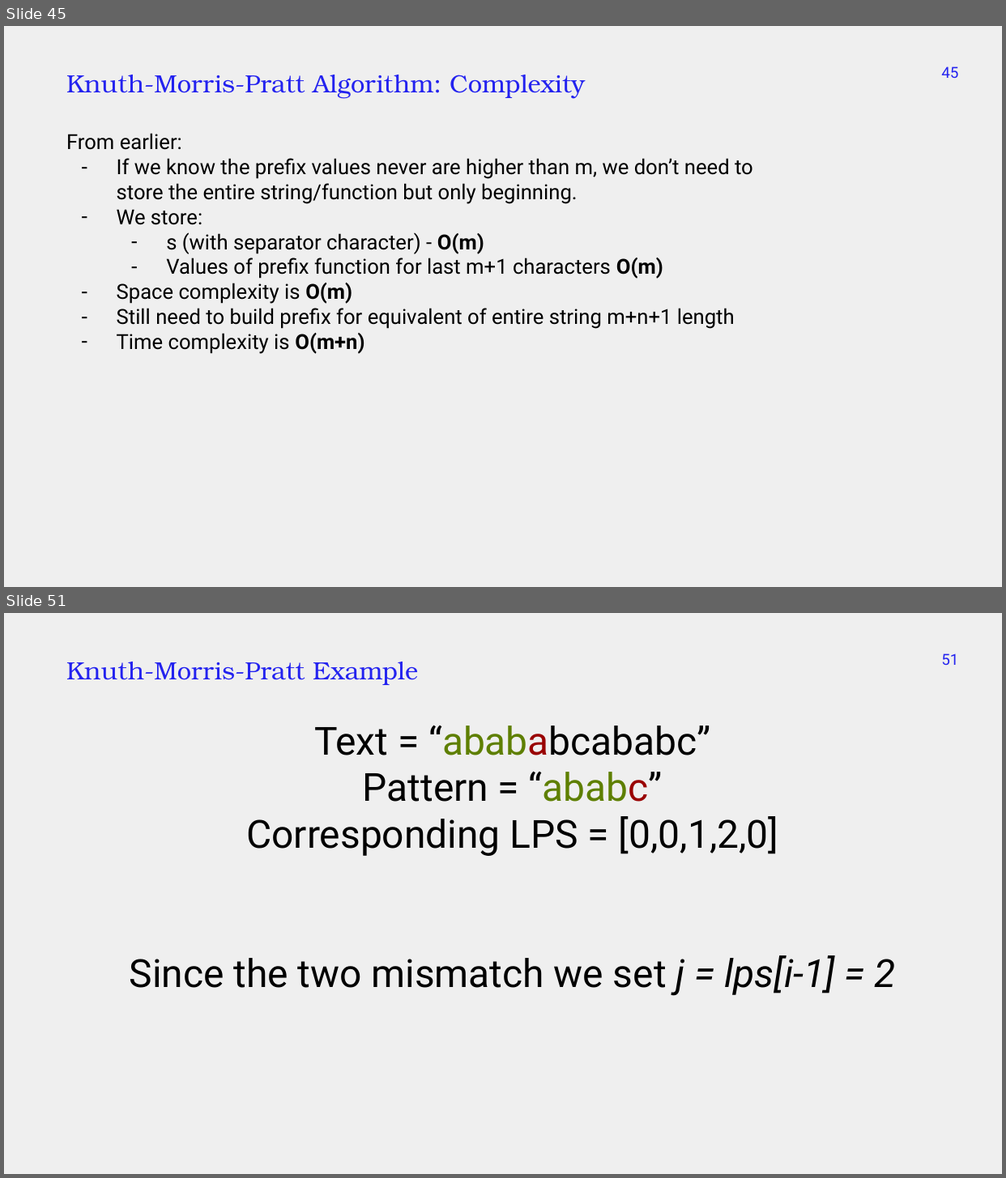
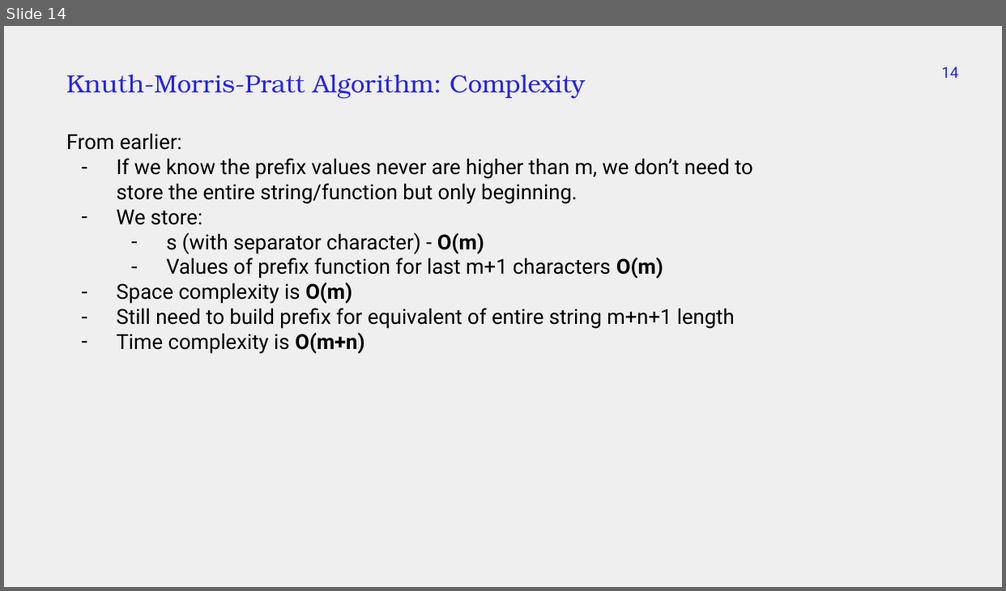
Before and after one commit to markfloryan/advalgo_projects, a slide deck: projects/12-KnuthMorrisPratt/slides/lecture_KMP.pptx. Shown one above the other, each under a label of ours: slides 45 and 51 before the commit, slide 14 after it; the slides between them are not shown. The pictures are 1006x1178 and 1006x591 pixels, drawn with LibreOffice and Linux fonts; fonts in the diff are those of the drawing. Boxes give left, top, right and bottom in pixels: in the first picture for what was removed or moved away, otherwise in the second. Text is boxed around its words. In the diff, an @@ line names an element or a change of style, - is before the commit and + after.

```diff
--- a/projects/12-KnuthMorrisPratt/slides/lecture_KMP.pptx
+++ b/projects/12-KnuthMorrisPratt/slides/lecture_KMP.pptx
@@ slide 51 removed at (4, 613, 1002, 1174), background #EFEFEF @@
@@ page number removed at (941, 653, 958, 665) @@
-51
@@ subtitle removed at (66, 662, 418, 685) @@
-Knuth-Morris-Pratt Example
@@ title removed at (130, 725, 895, 995) @@
-Text = “abababcababc”
-Pattern = “ababc”
-Corresponding LPS = [0,0,1,2,0]
-Since the two mismatch we set j = lps[i-1] = 2
@@ what was slide 45 is now slide 14 @@
@@ page number at (941, 66, 958, 78): text changed @@
-45
+14
```
Also in this commit, not shown: 2 slides changed, 44 other slides removed.
